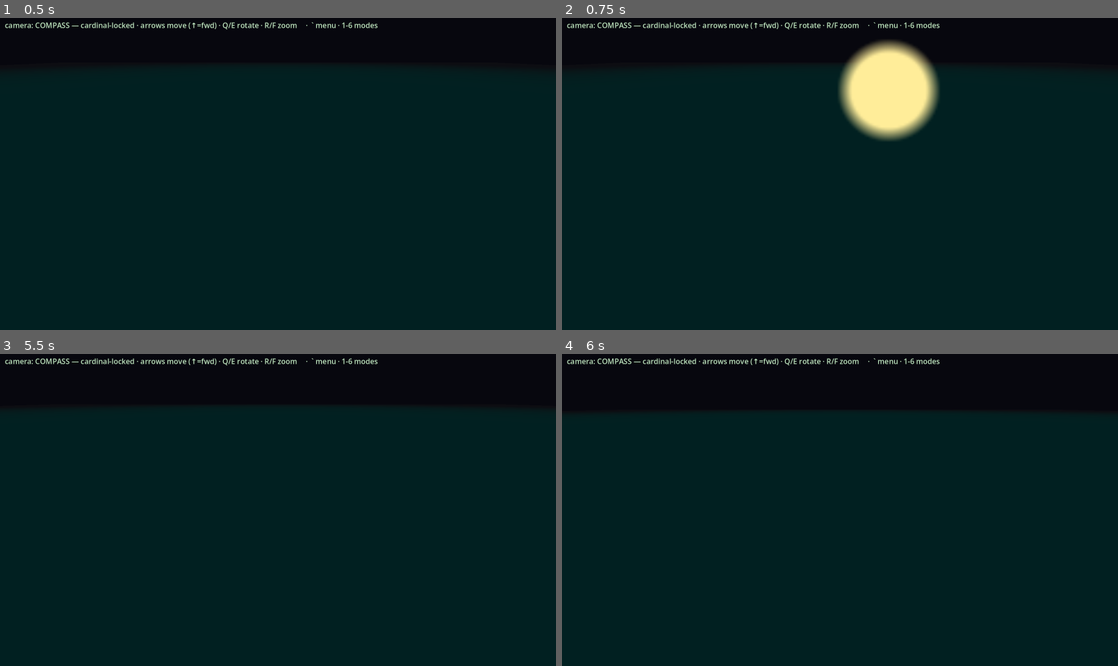
Above: before the commit, frames 1-4 (two rows, left to right).
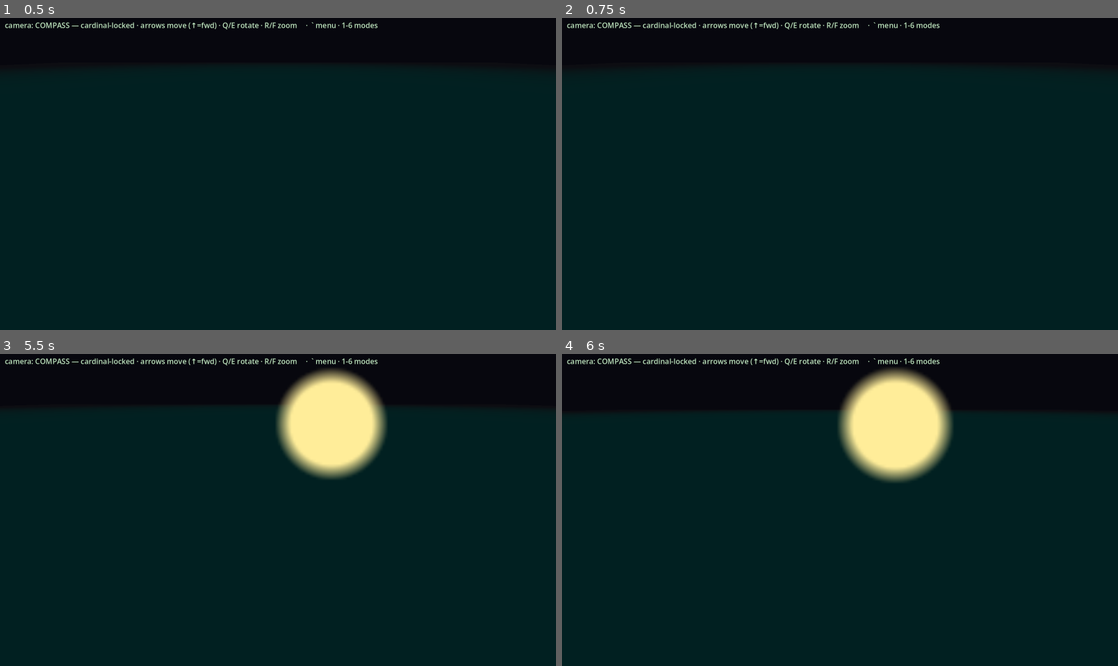
Above: after the commit, the same moments.

Repository: DazzlingDukeOfLazers/raves-of-qud
Game: Godot game, scene res://Main.tscn
Same seed, same stepped clock (60 frames per second), same inputs: the game is played once before the commit and once after it.
Inputs (mouse positions are in pixels of both pictures, inside the frame that each line leads up to):
- Up to frame 1 (0.5 s): no input
- Up to frame 2 (0.75 s): tap Enter at 0.5 s; move the mouse to (962, 158) at 0.52 s; hold Right from 0.53 s (still down); hold Q from 0.53 s (still down); click (962, 158) at 0.67 s
- Up to frame 3 (5.5 s): tap Space at 0.77, 1.25, 2.75, 3.77, 4.25 s; tap E at 0.8, 5.3 s; release Right at 1.25 s; release Q at 1.25 s; drag from (166, 525) to (250, 572) at 1.27 s; tap Enter at 2, 3.5 s; move the mouse to (333, 441) at 2.02 s; hold Right 2.03-2.75 s; hold Shift 2.03-2.75 s; click (333, 441) at 2.17 s; tap Q at 2.3 s; drag from (250, 572) to (111, 463) at 2.77 s; move the mouse to (444, 556) at 3.52 s; hold Left 3.53-4.25 s; hold E 3.53-4.25 s; click (444, 556) at 3.67 s; tap Shift at 3.8 s; drag from (111, 463) to (194, 432) at 4.27 s; move the mouse to (305, 510) at 5.02 s; hold Down from 5.03 s (still down); hold R from 5.03 s (still down); click (305, 510) at 5.17 s
- Up to frame 4 (6 s): release Down at 5.75 s; release R at 5.75 s; drag from (756, 432) to (728, 525) at 5.77 s

Frame 1 is identical in both runs. In frame 2, 4.6% of the frame differs, in the area x 49-68%, y 7-40%; in frame 3, 5.5%; in frame 4, 5.9%, in the area x 49-71%, y 4-42%.

Commit message:
Swap Q/E rotation direction (COMPASS heading + MOUSE orbit yaw)
Co-Authored-By: Claude Opus 4.8 <noreply@anthropic.com>

Diff:
--- a/godot/Main.gd
+++ b/godot/Main.gd
@@ -388,8 +388,8 @@
 		_fly(dt)
 	elif _mode == CamMode.MOUSE and not Input.is_key_pressed(KEY_SHIFT):
 		# orbit params: Q/E yaw, R/F pitch
-		if Input.is_key_pressed(KEY_Q): _yaw -= 1.5 * dt
-		if Input.is_key_pressed(KEY_E): _yaw += 1.5 * dt
+		if Input.is_key_pressed(KEY_Q): _yaw += 1.5 * dt
+		if Input.is_key_pressed(KEY_E): _yaw -= 1.5 * dt
 		if Input.is_key_pressed(KEY_R): _pitch = clampf(_pitch + 1.0 * dt, PITCH_MIN, PITCH_MAX)
 		if Input.is_key_pressed(KEY_F): _pitch = clampf(_pitch - 1.0 * dt, PITCH_MIN, PITCH_MAX)
 	elif _mode == CamMode.CINEMATIC and (inspector == null or inspector.selected_tile() == null):
@@ -839,9 +839,9 @@
 			_toggle_debug_menu(); return
 		# Q/E rotate the locked compass heading 90° (COMPASS mode only)
 		if _mode == CamMode.COMPASS and event.keycode == KEY_Q:
+			_compass_yaw += PI * 0.5; return
+		if _mode == CamMode.COMPASS and event.keycode == KEY_E:
 			_compass_yaw -= PI * 0.5; return
-		if _mode == CamMode.COMPASS and event.keycode == KEY_E:
-			_compass_yaw += PI * 0.5; return
 		if event.keycode == KEY_ESCAPE:
 			_dismiss_selection()
 			_set_mode(CamMode.COMPASS); return
